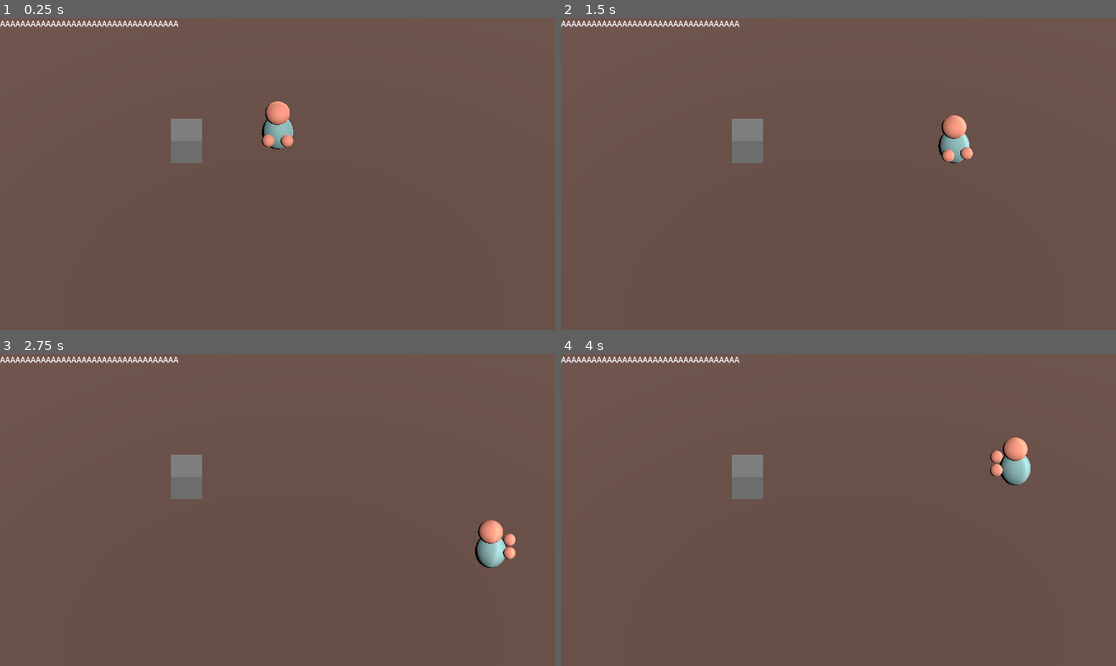
Above: before the commit, frames 1-4 (two rows, left to right).
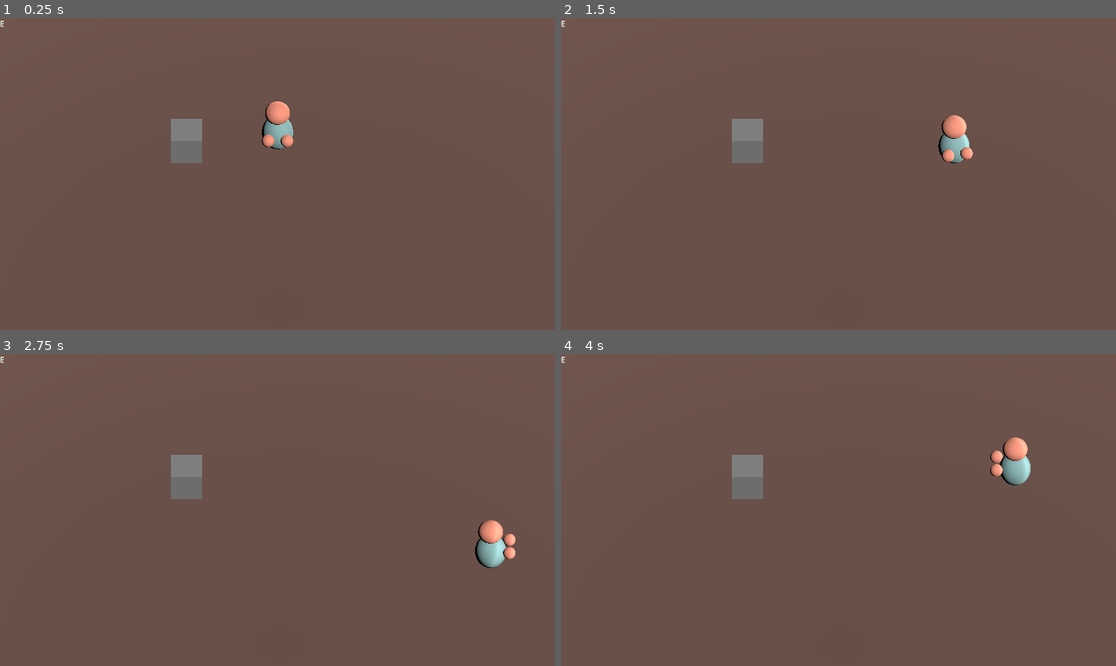
Above: after the commit, the same moments.

Repository: HjalteTagmose/HelgeSpillet
Game: Godot game, scene res://Game.tscn
Two runs of this game, one before a commit and one after it. Both use one fixed random seed, a clock stepped at 60 frames per second and the inputs below.
Inputs:
- Up to frame 1 (0.25 s): no input
- Up to frame 2 (1.5 s): tap Enter (ui_accept) at 0.5, 0.77 s; hold D (right) 0.53-1.28 s; tap E (interact) at 0.6, 1.35 s; hold S (down) from 1.28 s (still down)
- Up to frame 3 (2.75 s): tap Enter (ui_accept) at 1.52 s; release S (down) at 2.03 s; hold D (right) from 2.03 s (still down); tap E (interact) at 2.1 s
- Up to frame 4 (4 s): release D (right) at 2.78 s; hold W (up) 2.78-3.53 s; tap E (interact) at 2.85, 3.6 s; tap Enter (ui_accept) at 3.02, 3.77 s; hold A (left) from 3.53 s (still down)

The runs differ from the first frame. In frame 1, 0.4% of the frame differs, in the area x 0-33%, y 0-3%; in frame 2, 0.4%; in frame 3, 0.4%; in frame 4, 0.4%.

Commit message:
better prompt hide/show

Diff:
--- a/prompt.tscn
+++ b/prompt.tscn
@@ -3,4 +3,4 @@
 [node name="Prompt" type="Label"]
 offset_right = 40.0
 offset_bottom = 26.0
-text = "AAAAAAAAAAAAAAAAAAAAAAAAAAAAAAAAAAA"
+text = "E"
--- a/scripts/player/Interactable.gd
+++ b/scripts/player/Interactable.gd
@@ -7,6 +7,7 @@
 	add_child(prompt)
 
 func interact(point):
+	hide_prompt()
 	reparent(point)
 	global_position = point.global_position
 	freeze = true
@@ -22,6 +23,7 @@
 	var world_position = get_global_position()
 	var screen_position = camera.unproject_position(world_position)
 	prompt.set_position(screen_position)
+	prompt.visible = true
 
 func hide_prompt():
-	prompt.set_position(Vector2(-9999,9999))
+	prompt.visible = false
